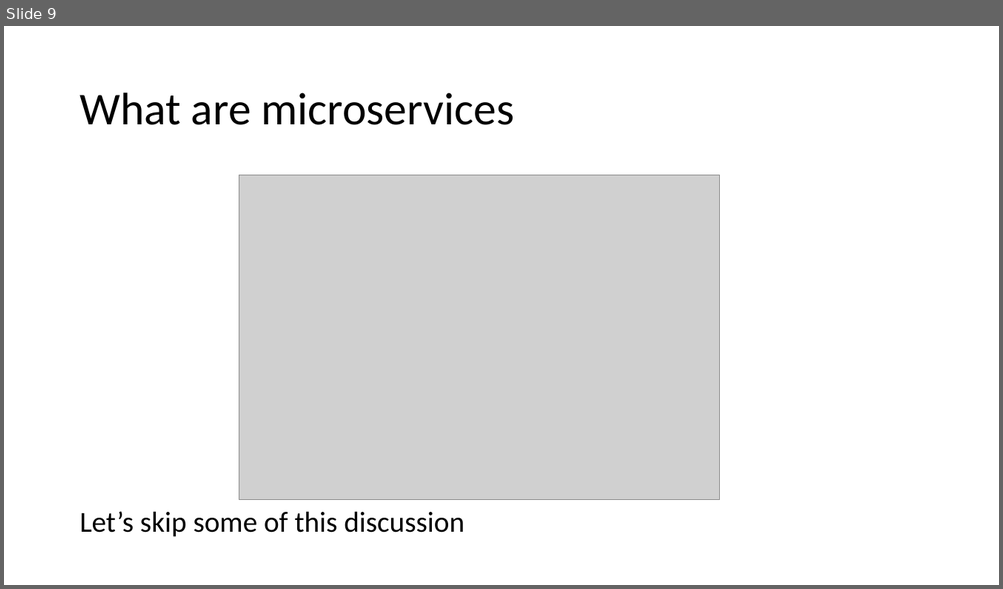
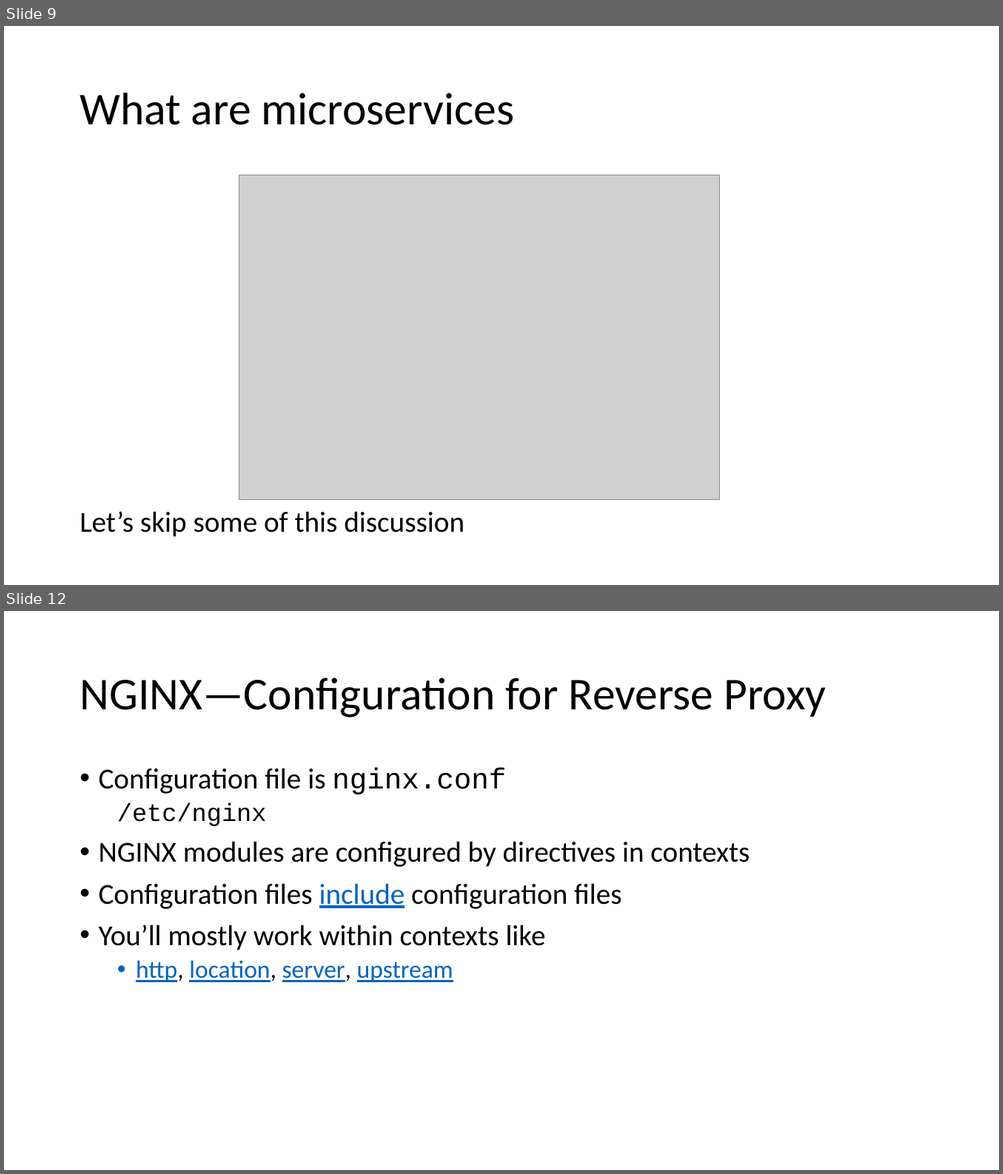
Before and after one commit to abhishekmansukhani/TriDis-NginxOverview, a slide deck: presentation/presentation.pptx. Shown one above the other, each under a label of ours: slide 9 before the commit, slides 9 and 12 after it; the slides between them are not shown. The pictures are 1003x589 and 1003x1174 pixels, drawn with LibreOffice and Linux fonts; fonts in the diff are those of the drawing; grey boxes stand for pictures. Boxes give left, top, right and bottom in pixels: in the first picture for what was removed or moved away, otherwise in the second. Text is boxed around its words. In the diff, an @@ line names an element or a change of style, - is before the commit and + after.

```diff
--- a/presentation/presentation.pptx
+++ b/presentation/presentation.pptx
@@ slide 12 added at (4,611,999,1170), background #FFFFFF @@
@@ title added at (79,678,825,718), 44 pt, text #000000 @@
+NGINX—Configuration for Reverse Proxy
@@ text added at (99,768,749,982), 28 pt, text #000000 @@
+• Configuration file is nginx.conf
+  /etc/nginx
+• NGINX modules are configured by directives in contexts
+• Configuration files include configuration files
+• You’ll mostly work within contexts like
+  • http, location, server, upstream
```
Also in this commit, not shown: 10 slides changed, 1 other slide added, 1 slide removed, 43 other files.
